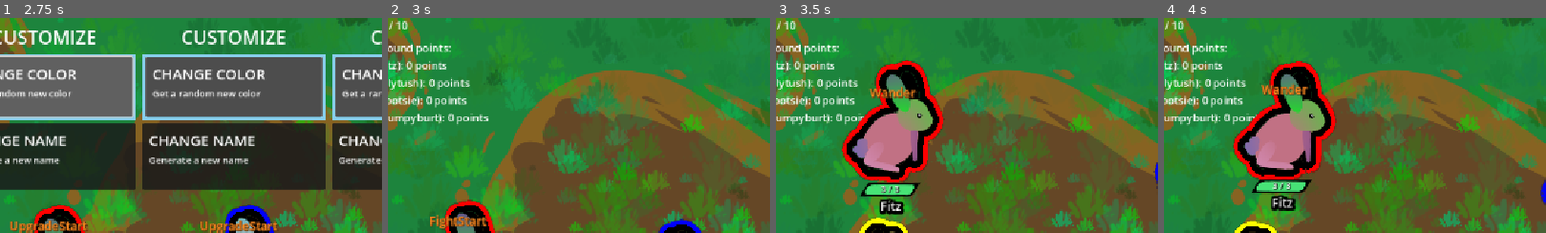
Above: before the commit, frames 1-4 (left to right).
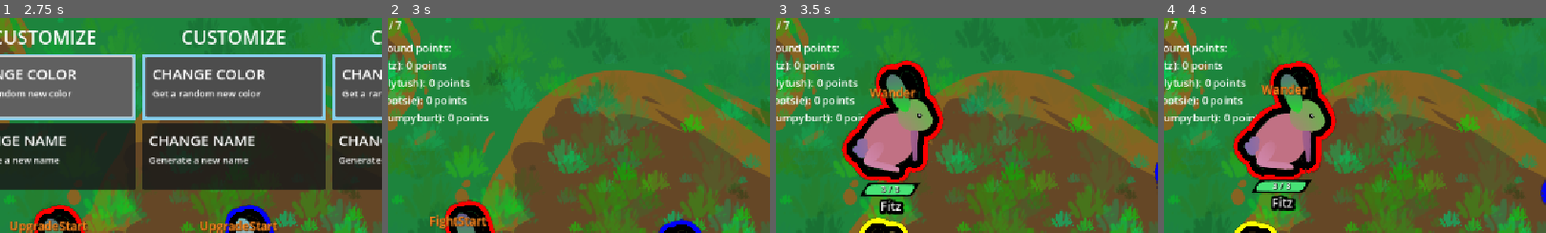
Above: after the commit, the same moments.

Repository: Galitie/tm2
Game: Godot game, scene res://test_scene.tscn
The game is run twice, just before and just after one commit, with the same random seed, the same clock (stepped at 60 frames per second) and the same inputs. Sound files missing from this copy of the repository are replaced by a short silence.
Inputs (mouse positions are % of the whole screen's width and height, from its top left):
- Up to frame 1 (2.75 s): click (13, 16) at 0.52 s; click (13, 16) at 1.27 s; click (13, 16) at 2.02 s
- Up to frame 2 (3 s): tap Enter (ui_accept) at 2.75, 2.85 s; move the mouse to (72, 45) at 2.77 s; click (72, 45) at 2.92 s
- Up to frame 3 (3.5 s): tap Enter (ui_accept) at 3.02, 3.32 s
- Up to frame 4 (4 s): drag from (30, 55) to (22, 31) at 3.52 s
The pictures show only the part of the screen within x 7-57%, y 0-50%; the shares and areas given below are measured in that part.

Frame 1 is identical in both runs. In frame 2, 0.1% of the frame differs, in the area x 2-6%, y 1-6%; in frame 3, 0.1%; in frame 4, 0.1%.

Commit message:
Made cards more powerful and added block longer card

Diff:
--- a/Cards/Resources/attacker.tres
+++ b/Cards/Resources/attacker.tres
@@ -1,5 +1,6 @@
 [gd_resource type="Resource" script_class="CardResourceScript" load_steps=3 format=3 uid="uid://bd56nejnv5k61"]
 
+[ext_resource type="Script" uid="uid://bba020kqbcn8s" path="res://monster_part.gd" id="1_yvjgu"]
 [ext_resource type="Script" uid="uid://bfco2om6esxdu" path="res://Cards/card_info.gd" id="2_dfwab"]
 
 [resource]
@@ -10,9 +11,10 @@
 state_id = "attacker"
 unique = false
 remove_specific_states = Array[int]([])
-attribute_1 = 0
-attribute_label_1 = ""
-attribute_amount_1 = 0
+parts_and_acc = Array[ExtResource("1_yvjgu")]([])
+attribute_1 = 3
+attribute_label_1 = "BASE DMG"
+attribute_amount_1 = 1
 attribute_2 = 0
 attribute_label_2 = ""
 attribute_amount_2 = 0
--- a/Cards/Resources/base_damage_boost.tres
+++ b/Cards/Resources/base_damage_boost.tres
@@ -1,5 +1,6 @@
 [gd_resource type="Resource" script_class="CardResourceScript" load_steps=3 format=3 uid="uid://cv4dcuvdmk4d"]
 
+[ext_resource type="Script" uid="uid://bba020kqbcn8s" path="res://monster_part.gd" id="1_in657"]
 [ext_resource type="Script" uid="uid://bfco2om6esxdu" path="res://Cards/card_info.gd" id="1_lrdyw"]
 
 [resource]
@@ -10,12 +11,13 @@
 state_id = ""
 unique = false
 remove_specific_states = Array[int]([])
+parts_and_acc = Array[ExtResource("1_in657")]([])
 attribute_1 = 3
 attribute_label_1 = "BASE DMG"
-attribute_amount_1 = 1
+attribute_amount_1 = 2
 attribute_2 = 1
 attribute_label_2 = "MAX HP"
-attribute_amount_2 = 3
+attribute_amount_2 = 5
 attribute_3 = 0
 attribute_label_3 = ""
 attribute_amount_3 = 0.0
--- a/Cards/Resources/bite_lifesteal.tres
+++ b/Cards/Resources/bite_lifesteal.tres
@@ -7,15 +7,15 @@
 [resource]
 script = ExtResource("1_syuw0")
 card_name = "VAMPIRE BITE"
-description = "Bites enemy and HEALS self to MAX HP"
+description = "Chance to bite enemy and HEAL self to MAX HP"
 Type = "basic_attack"
 state_id = "bitelifesteal"
 unique = true
 remove_specific_states = Array[int]([])
 parts_and_acc = Array[ExtResource("1_bl12o")]([ExtResource("2_0blak")])
-attribute_1 = 3
-attribute_label_1 = "BASE DMG"
-attribute_amount_1 = 3
+attribute_1 = 0
+attribute_label_1 = ""
+attribute_amount_1 = 0
 attribute_2 = 0
 attribute_label_2 = ""
 attribute_amount_2 = 0
--- /dev/null
+++ b/Cards/Resources/block_longer.tres
@@ -0,0 +1,24 @@
+[gd_resource type="Resource" script_class="CardResourceScript" load_steps=4 format=3 uid="uid://ypvgbouvw3wv"]
+
+[ext_resource type="Script" uid="uid://bba020kqbcn8s" path="res://monster_part.gd" id="1_neo1f"]
+[ext_resource type="Resource" uid="uid://cnbvwuuu8otcb" path="res://parts/turtle_shell.tres" id="2_j1ana"]
+[ext_resource type="Script" uid="uid://bfco2om6esxdu" path="res://Cards/card_info.gd" id="3_kocdb"]
+
+[resource]
+script = ExtResource("3_kocdb")
+card_name = "STONE"
+description = "Will BLOCK for longer"
+Type = "block"
+state_id = "block_longer"
+unique = true
+remove_specific_states = Array[int]([])
+parts_and_acc = Array[ExtResource("1_neo1f")]([ExtResource("2_j1ana")])
+attribute_1 = 0
+attribute_label_1 = ""
+attribute_amount_1 = 0
+attribute_2 = 0
+attribute_label_2 = ""
+attribute_amount_2 = 0
+attribute_3 = 0
+attribute_label_3 = ""
+attribute_amount_3 = 0.0
--- a/Cards/Resources/blocker.tres
+++ b/Cards/Resources/blocker.tres
@@ -13,9 +13,9 @@
 unique = false
 remove_specific_states = Array[int]([])
 parts_and_acc = Array[ExtResource("1_14mfg")]([ExtResource("2_af6g1")])
-attribute_1 = 0
-attribute_label_1 = ""
-attribute_amount_1 = 0
+attribute_1 = 1
+attribute_label_1 = "MAX HP"
+attribute_amount_1 = 5
 attribute_2 = 0
 attribute_label_2 = ""
 attribute_amount_2 = 0
--- a/Cards/Resources/chaser.tres
+++ b/Cards/Resources/chaser.tres
@@ -1,5 +1,6 @@
 [gd_resource type="Resource" script_class="CardResourceScript" load_steps=3 format=3 uid="uid://d38rynb3vrmjg"]
 
+[ext_resource type="Script" uid="uid://bba020kqbcn8s" path="res://monster_part.gd" id="1_2ngyt"]
 [ext_resource type="Script" uid="uid://bfco2om6esxdu" path="res://Cards/card_info.gd" id="3_kcama"]
 
 [resource]
@@ -10,9 +11,10 @@
 state_id = "chaser"
 unique = true
 remove_specific_states = Array[int]([])
-attribute_1 = 0
-attribute_label_1 = ""
-attribute_amount_1 = 0
+parts_and_acc = Array[ExtResource("1_2ngyt")]([])
+attribute_1 = 2
+attribute_label_1 = "MOV SPD"
+attribute_amount_1 = 5
 attribute_2 = 0
 attribute_label_2 = ""
 attribute_amount_2 = 0
--- a/Cards/Resources/crit_boost.tres
+++ b/Cards/Resources/crit_boost.tres
@@ -1,5 +1,6 @@
 [gd_resource type="Resource" script_class="CardResourceScript" load_steps=3 format=3 uid="uid://b7mqshabtd6un"]
 
+[ext_resource type="Script" uid="uid://bba020kqbcn8s" path="res://monster_part.gd" id="1_h83rr"]
 [ext_resource type="Script" uid="uid://bfco2om6esxdu" path="res://Cards/card_info.gd" id="2_vhuie"]
 
 [resource]
@@ -10,9 +11,10 @@
 state_id = ""
 unique = false
 remove_specific_states = Array[int]([])
+parts_and_acc = Array[ExtResource("1_h83rr")]([])
 attribute_1 = 6
-attribute_label_1 = "CRIT %"
-attribute_amount_1 = 5
+attribute_label_1 = "% CRIT"
+attribute_amount_1 = 3
 attribute_2 = 0
 attribute_label_2 = ""
 attribute_amount_2 = 0
--- a/Cards/Resources/crit_rate.tres
+++ b/Cards/Resources/crit_rate.tres
@@ -6,14 +6,14 @@
 [resource]
 script = ExtResource("2_yq1ji")
 card_name = "CRIT RATE"
-description = ""
+description = "CRIT more often, but for less DMG"
 Type = "immediate"
 state_id = ""
 unique = true
 remove_specific_states = Array[int]([])
 parts_and_acc = Array[ExtResource("1_5rp5m")]([])
 attribute_1 = 6
-attribute_label_1 = "CRIT %"
+attribute_label_1 = "% CRIT"
 attribute_amount_1 = 10
 attribute_2 = 0
 attribute_label_2 = ""
--- a/Cards/Resources/explode_on_death.tres
+++ b/Cards/Resources/explode_on_death.tres
@@ -6,15 +6,15 @@
 [resource]
 script = ExtResource("2_ont37")
 card_name = "NUCLEAR"
-description = "On getting knocked out, EXPLODE and deal DMG."
+description = "On getting knocked out, EXPLODE and deal DMG"
 Type = "passive"
 state_id = "death_explode"
 unique = true
 remove_specific_states = Array[int]([])
 parts_and_acc = Array[ExtResource("1_mquee")]([])
-attribute_1 = 0
-attribute_label_1 = ""
-attribute_amount_1 = 0
+attribute_1 = 3
+attribute_label_1 = "BASE DMG"
+attribute_amount_1 = -1
 attribute_2 = 0
 attribute_label_2 = ""
 attribute_amount_2 = 0
--- a/Cards/Resources/extra_rerolls.tres
+++ b/Cards/Resources/extra_rerolls.tres
@@ -1,6 +1,7 @@
 [gd_resource type="Resource" script_class="CardResourceScript" load_steps=3 format=3 uid="uid://c6dyyjnj08tgh"]
 
 [ext_resource type="Script" uid="uid://bfco2om6esxdu" path="res://Cards/card_info.gd" id="1_oxl6m"]
+[ext_resource type="Script" uid="uid://bba020kqbcn8s" path="res://monster_part.gd" id="1_wtx4u"]
 
 [resource]
 script = ExtResource("1_oxl6m")
@@ -10,6 +11,7 @@
 state_id = ""
 unique = true
 remove_specific_states = Array[int]([])
+parts_and_acc = Array[ExtResource("1_wtx4u")]([])
 attribute_1 = 4
 attribute_label_1 = ""
 attribute_amount_1 = 0
--- a/Cards/Resources/focused.tres
+++ b/Cards/Resources/focused.tres
@@ -13,9 +13,9 @@
 unique = true
 remove_specific_states = Array[int]([2])
 parts_and_acc = Array[ExtResource("1_k72it")]([ExtResource("2_2buue")])
-attribute_1 = 0
-attribute_label_1 = ""
-attribute_amount_1 = 0
+attribute_1 = 1
+attribute_label_1 = "MAX HP"
+attribute_amount_1 = 5
 attribute_2 = 0
 attribute_label_2 = ""
 attribute_amount_2 = 0
--- a/Cards/Resources/hp_boost.tres
+++ b/Cards/Resources/hp_boost.tres
@@ -1,5 +1,6 @@
 [gd_resource type="Resource" script_class="CardResourceScript" load_steps=3 format=3 uid="uid://c37d7vyo0m6jb"]
 
+[ext_resource type="Script" uid="uid://bba020kqbcn8s" path="res://monster_part.gd" id="1_0n8w0"]
 [ext_resource type="Script" uid="uid://bfco2om6esxdu" path="res://Cards/card_info.gd" id="1_mklda"]
 
 [resource]
@@ -10,6 +11,7 @@
 state_id = ""
 unique = false
 remove_specific_states = Array[int]([])
+parts_and_acc = Array[ExtResource("1_0n8w0")]([])
 attribute_1 = 1
 attribute_label_1 = "MAX HP"
 attribute_amount_1 = 10
--- a/Cards/Resources/larger.tres
+++ b/Cards/Resources/larger.tres
@@ -14,10 +14,10 @@
 parts_and_acc = Array[ExtResource("1_ih14w")]([])
 attribute_1 = 2
 attribute_label_1 = "MOV SPD"
-attribute_amount_1 = -3
+attribute_amount_1 = -10
 attribute_2 = 1
 attribute_label_2 = "MAX HP"
 attribute_amount_2 = 5
-attribute_3 = 0
-attribute_label_3 = ""
-attribute_amount_3 = 0.0
+attribute_3 = 6
+attribute_label_3 = "CRIT %"
+attribute_amount_3 = 2.0
--- a/Cards/Resources/move_speed_boost.tres
+++ b/Cards/Resources/move_speed_boost.tres
@@ -6,7 +6,7 @@
 [resource]
 script = ExtResource("1_6hnit")
 card_name = "SPEED BOOST"
-description = ""
+description = "Gotta go fast"
 Type = "immediate"
 state_id = ""
 unique = false
@@ -17,7 +17,7 @@
 attribute_amount_1 = 25
 attribute_2 = 1
 attribute_label_2 = "MAX HP"
-attribute_amount_2 = 3
+attribute_amount_2 = 5
 attribute_3 = 0
 attribute_label_3 = ""
 attribute_amount_3 = 0.0
--- a/Cards/Resources/poop_summon.tres
+++ b/Cards/Resources/poop_summon.tres
@@ -6,7 +6,7 @@
 [resource]
 script = ExtResource("2_k3gwj")
 card_name = "LOCKED & LOADED"
-description = "Turn POOPS into SUMMONS that fight for you and SHOOT PROJECTILES"
+description = "Turn POOPS into SUMMONS that fight for you and shoot PROJECTILES"
 Type = "poop"
 state_id = "poop_summon"
 unique = true
--- a/Cards/Resources/smaller.tres
+++ b/Cards/Resources/smaller.tres
@@ -14,10 +14,10 @@
 parts_and_acc = Array[ExtResource("1_ybs07")]([])
 attribute_1 = 2
 attribute_label_1 = "MOV SPD"
-attribute_amount_1 = 5
-attribute_2 = 0
-attribute_label_2 = ""
-attribute_amount_2 = 0
+attribute_amount_1 = 10
+attribute_2 = 1
+attribute_label_2 = "MAX HP"
+attribute_amount_2 = -5
 attribute_3 = 0
 attribute_label_3 = ""
 attribute_amount_3 = 0.0
--- a/Cards/Resources/spiky_block.tres
+++ b/Cards/Resources/spiky_block.tres
@@ -6,7 +6,7 @@
 [resource]
 script = ExtResource("2_q4vpd")
 card_name = "SPIKY BLOCK"
-description = "BLOCKS longer and reflects DMG on successful BLOCKs"
+description = "Chance to BLOCK and reflect DMG on successful BLOCKs"
 Type = "block"
 state_id = "spikyblock"
 unique = true
--- a/Cards/Resources/thorns.tres
+++ b/Cards/Resources/thorns.tres
@@ -1,5 +1,6 @@
 [gd_resource type="Resource" script_class="CardResourceScript" load_steps=3 format=3 uid="uid://cgnshcx2dt16q"]
 
+[ext_resource type="Script" uid="uid://bba020kqbcn8s" path="res://monster_part.gd" id="1_wt4hl"]
 [ext_resource type="Script" uid="uid://bfco2om6esxdu" path="res://Cards/card_info.gd" id="2_mt0oy"]
 
 [resource]
@@ -10,6 +11,7 @@
 state_id = "thorns"
 unique = true
 remove_specific_states = Array[int]([])
+parts_and_acc = Array[ExtResource("1_wt4hl")]([])
 attribute_1 = 0
 attribute_label_1 = ""
 attribute_amount_1 = 0
--- a/Cards/Scripts/spiky_block.gd
+++ b/Cards/Scripts/spiky_block.gd
@@ -9,7 +9,10 @@
 func Enter():
 	done_blocking = false
 	block_cycles = 0
-	block_threshold = 2
+	if monster.player.block_longer:
+		block_threshold = 2.25
+	else:
+		block_threshold = 1.25
 	monster.animation_player.play("block")
 	monster.velocity = Vector2.ZERO
 
--- a/StateMachine/block.gd
+++ b/StateMachine/block.gd
@@ -10,7 +10,10 @@
 func Enter():
 	done_blocking = false
 	block_cycles = 0
-	block_threshold = 1.25
+	if monster.player.block_longer:
+		block_threshold = 2.25
+	else:
+		block_threshold = 1.25
 	monster.animation_player.play("block")
 	monster.velocity = Vector2.ZERO
 
--- a/StateMachine/knocked_out.gd
+++ b/StateMachine/knocked_out.gd
@@ -18,8 +18,7 @@
 		monster.animation_player.play("faint")
 		get_tree().create_tween().tween_method(func(value): monster.root.material.set_shader_parameter("alpha", value), 1.0, 0.5, 1.0)
 		get_tree().create_tween().tween_method(func(value): monster.root.material.set_shader_parameter("outer_color", value), monster.player_color, Color(0.0, 0.0, 0.0, 0.0), 1.0)
-	else:
-		monster.root.modulate = Color("ff0e1b")
+
 
 
 func Update(delta:float):
--- a/UI/player_upgrade_panel.gd
+++ b/UI/player_upgrade_panel.gd
@@ -8,7 +8,7 @@
 @onready var upgrade_title = $VBoxContainer/UpgradeTitle/Label
 
 var player : Player
-var resource_array: Array[Resource] = [load("uid://f53own34678k"),load("uid://beo0p0kljyb5g …(818 unchanged characters)…
+var resource_array: Array[Resource] = [load("uid://ypvgbouvw3wv"),load("uid://f53own34678k"),load("uid://beo0p0kljyb5g …(818 unchanged characters)…
 @onready var button_array: Array[Node] = [reroll_button, $VBoxContainer/UpgradeCard1, $VBoxContainer/UpgradeCard2, $VBoxContainer/UpgradeCard3]
 var current_user_position_in_button_array : int = 0
 var new_stylebox_normal = StyleBoxFlat.new()
--- a/main.gd
+++ b/main.gd
@@ -369,16 +369,16 @@
 				player.larger_poops = true
 			"chaser":
 				var chase_index = player.monster.state_machine.keys.find("chase")
-				player.monster.state_machine.weights[chase_index] += .25
+				player.monster.state_machine.weights[chase_index] += .50
 			"blocker":
 				var block_index = player.monster.state_machine.keys.find("block")
-				player.monster.state_machine.weights[block_index] += .25
+				player.monster.state_machine.weights[block_index] += .50
 			"attacker":
 				var basic_attack_index = player.monster.state_machine.keys.find("basic_attack")
-				player.monster.state_machine.weights[basic_attack_index] += .25
+				player.monster.state_machine.weights[basic_attack_index] += .50
 			"pooper":
 				var other_index = player.monster.state_machine.keys.find("poop")
-				player.monster.state_machine.weights[other_index] += .25
+				player.monster.state_machine.weights[other_index] += .50
 			"thorns":
 				player.monster.thorns = true
 			"death_explode":
@@ -413,6 +413,8 @@
 				player.poop_on_hit = true
 			"slime_trail":
 				player.slime_trail = true
+			"block_longer":
+				player.block_longer = true
 			_:
 				player.monster.state_machine.state_choices[card_resource.Type].append(card_resource.state_id)
 	if card_resource.remove_specific_states.size():
@@ -521,7 +523,7 @@
 	if monster.player.poop_summons:
 		poop.is_a_summon = true
 	if monster.player.larger_poops:
-		poop.scale += Vector2(randf_range(.50,.65), randf_range(.50,.65))
+		poop.scale += Vector2(randf_range(.50,.70), randf_range(.50,.70))
 	add_child(poop)
 	poop.add_to_group("CleanUp")
 
--- a/monster.gd
+++ b/monster.gd
@@ -103,7 +103,7 @@
 
 		if current_state.contains("block"):
 			attacker = area.get_parent().get_parent()
-			if area.is_in_group("Projectile") or area.is_in_group("Slime") and area.owner.monster == self:
+			if (area.is_in_group("Projectile") or area.is_in_group("Slime")) and area.owner.monster == self:
 				return
 			take_damage(attacker, current_state, true)
 			return
@@ -117,7 +117,7 @@
 			if player.matrix:
 				var rand = [1,2].pick_random()
 				if rand == 1:
-					take_damage(null, current_state, true, attack_type.PROJECTILE)
+					take_damage(attacker, current_state, true, attack_type.PROJECTILE)
 				else:
 					play_generic_sound("uid://cf8aw1xy3pg34")
 					root.modulate = Color("3467ff")
@@ -127,7 +127,7 @@
 				take_damage(null, current_state, true, attack_type.PROJECTILE)
 
 		if area.is_in_group("Bomb"):
-			take_damage(null, current_state, true, attack_type.BOMB)
+			take_damage(attacker, current_state, true, attack_type.BOMB)
 
 		if area.is_in_group("Slime") and area.owner.monster != self:
 			take_damage(null, current_state, true, attack_type.SLIME)
@@ -170,10 +170,11 @@
 		mod_text = " THORN"
 		modify_hp(-damage)
 	elif type == attack_type.BOMB:
-		damage = 10
+		random_modifier = randi_range(0,5)
+		damage = round(10 + random_modifier)
 		modify_hp(-damage)
 	elif type == attack_type.PROJECTILE:
-		damage = 1
+		damage = round(attacker.base_damage)
 		modify_hp(-damage)
 	elif type == attack_type.SLIME:
 		damage = 1
@@ -230,7 +231,7 @@
 
 
 func modify_max_hp(amount):
-	max_hp = clamp(max_hp + amount, 1, max_hp + amount)
+	max_hp = clamp(max_hp + amount, 1, 1000)
 	max_hp_label.text = str(max_hp)
 	hp_bar.max_value = max_hp
 
@@ -260,6 +261,7 @@
 
 
 func send_flying(attacker: Node) -> void:
+	root.modulate = Color("ff0e1b")
 	sent_flying = true
 	state_machine.transition_state("knockedout")
 	audio_player.pitch_scale = 1.0
--- a/player.gd
+++ b/player.gd
@@ -23,6 +23,7 @@
 var poop_on_hit: bool = false
 var slime_trail : bool = false
 var caltrops: bool = false
+var block_longer: bool = false
 
 var current_small_cards : int = 0
 var current_big_cards : int = 0
--- a/test_scene.tscn
+++ b/test_scene.tscn
@@ -26,6 +26,7 @@
 
 [node name="Game" type="Node2D"]
 script = ExtResource("1_fnpeg")
+total_rounds = 7
 override_sudden_death_time = 60.0
 
 [node name="Background" type="Sprite2D" parent="."]
Not shown, changed: Todo.txt
